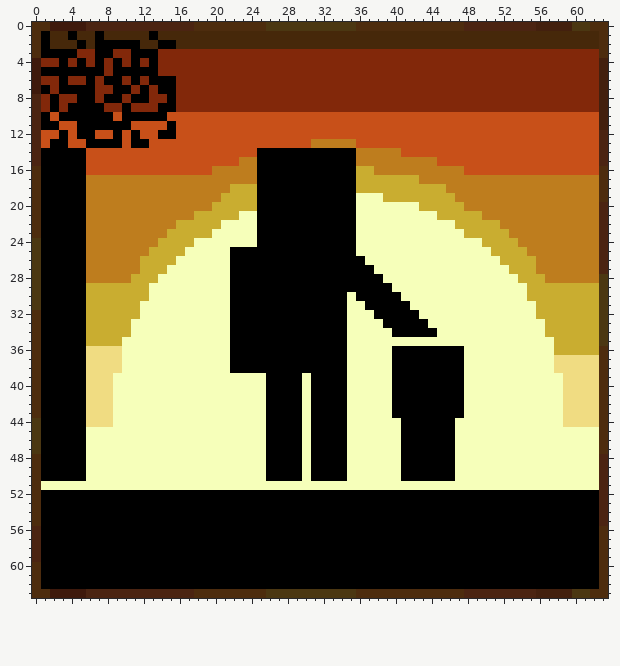
Pixel-art sprite: §bCat§6Ball/assets/minecraft/textures/painting/pigscene.png. The first picture shows the starting point.
The file is 64x64 pixels. Colours within 5 levels of each other are drawn and written as one.
Now the later version:
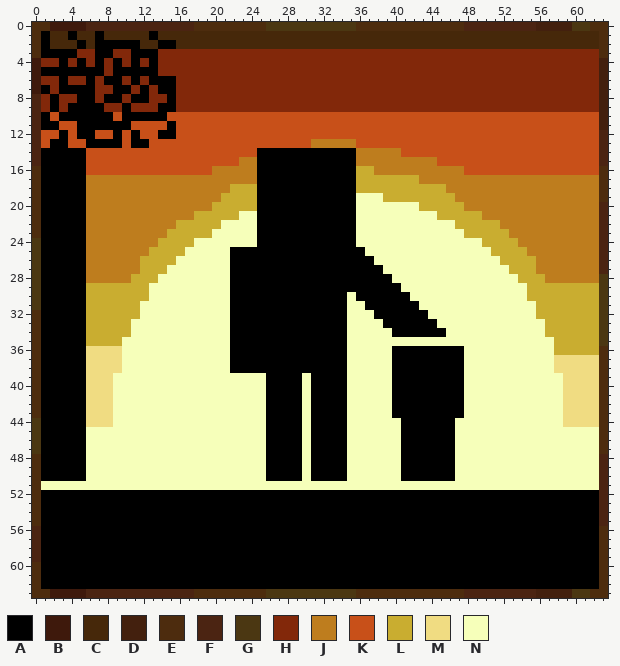
Palette (. is transparent): A #000000  B #3e190c  C #46280a  D #43200e  E #4d2c0e  F #4b2412  G #4b3712  H #82280a  J #be7d1e  K #c85019  L #c9ad30  M #f0dc82  N #f6ffba
The edit:
y 25: x 36 N -> A
y 26: x 37 N -> A
y 27: x 38 N -> A
y 28: x 39 N -> A
y 29: x 40 N -> A
y 30: x 41 N -> A
y 31: x 42 N -> A
y 32: x 43 N -> A
y 33: x 44 N -> A
y 34: x 45 N -> A
Boxes around the changes in both pictures, in picture pixels (x1, y1, x2, y2):
changed: (356, 247, 446, 337)
